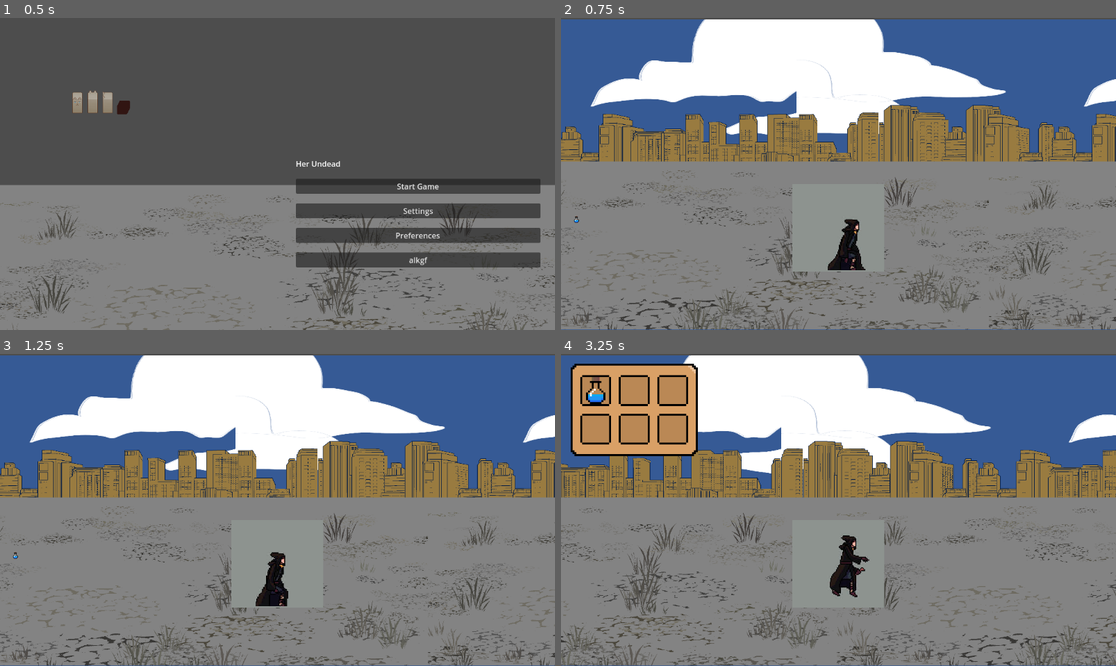
Above: before the commit, frames 1-4 (two rows, left to right).
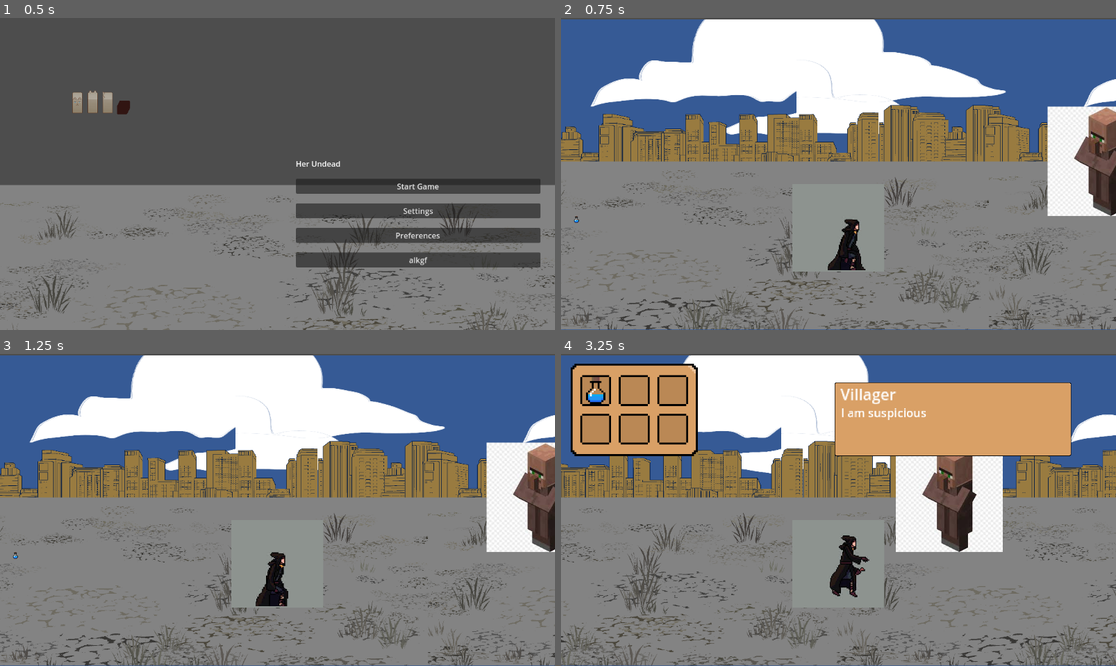
Above: after the commit, the same moments.

Repository: her-undead/medieval-zombies
Game: Godot game, scene res://scenes/GUI/start_menu.tscn
The game is run twice, just before and just after one commit, with the same random seed, the same clock (stepped at 60 frames per second) and the same inputs.
Inputs:
- Up to frame 1 (0.5 s): no input
- Up to frame 2 (0.75 s): click "Start Game" at 0.5 s
- Up to frame 3 (1.25 s): no input
- Up to frame 4 (3.25 s): tap Enter (ui_accept) at 1.25, 1.52, 2.27 s; hold X (chat) 1.28-2.03 s; hold Right (ui_right) 1.28-2.78 s; tap Space (space) at 2.1 s; hold Left (ui_left) from 2.78 s (still down); hold X (chat) from 2.78 s (still down)

Frame 1 is identical in both runs. In frame 2, 4.3% of the frame differs, in the area x 87-100%, y 28-64%; in frame 3, 4.3%; in frame 4, 16%, in the area x 49-92%, y 9-64%.

Commit message:
add back villager

Diff:
--- a/scenes/locations/home.tscn
+++ b/scenes/locations/home.tscn
@@ -12,6 +12,7 @@
 [ext_resource type="PackedScene" uid="uid://ojc1ai51e1rf" path="res://helper_scripts/scene_trigger.tscn" id="10_uv6bo"]
 [ext_resource type="Script" uid="uid://di0ufriph8dnf" path="res://helper_scripts/time/time_system.gd" id="11_dhown"]
 [ext_resource type="Script" uid="uid://c118nnyg47hus" path="res://helper_scripts/time/date_time.gd" id="12_vmwan"]
+[ext_resource type="PackedScene" uid="uid://cs6dt26oswutq" path="res://scenes/characters/villager.tscn" id="13_1rnfp"]
 
 [sub_resource type="WorldBoundaryShape2D" id="WorldBoundaryShape2D_j0a2n"]
 distance = -94.0
@@ -115,3 +116,6 @@
 script = ExtResource("11_dhown")
 date_time = SubResource("Resource_1rnfp")
 metadata/_custom_type_script = "uid://di0ufriph8dnf"
+
+[node name="villager" parent="." instance=ExtResource("13_1rnfp")]
+position = Vector2(674, -119)
Not shown: 1 places in scenes/locations/home.tscn that only renumber resources
